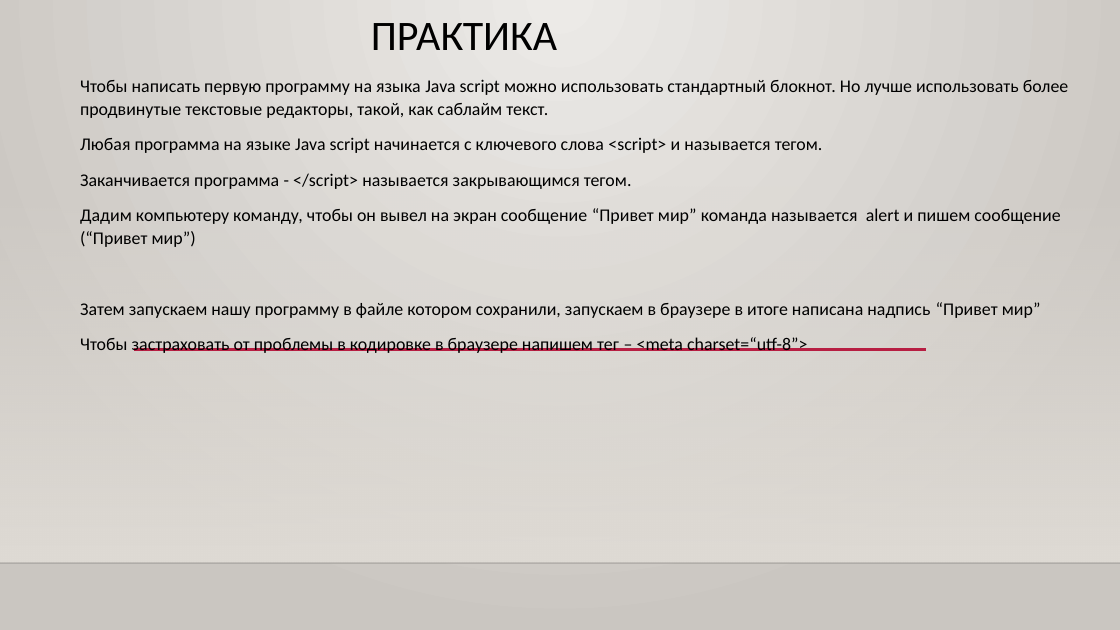
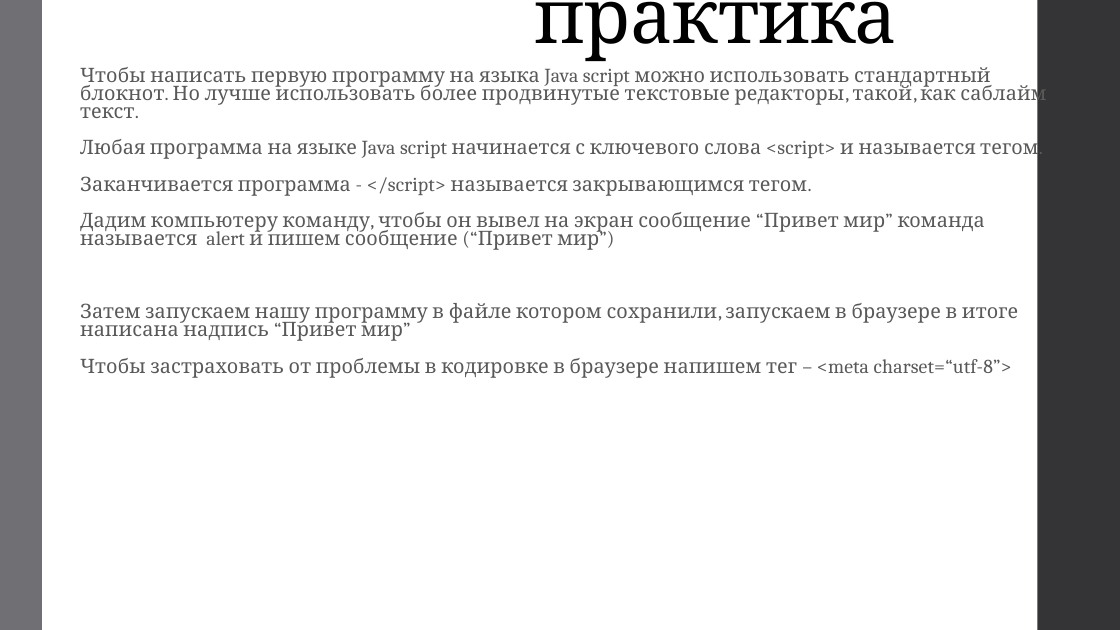
Before and after one commit to VadimDema/c-, a slide deck: slide 8 of Вадим презентация.pptx. Drawn at 1120x630 pixels with LibreOffice and Linux fonts; fonts in the diff are those of the drawing; background and template pictures are left out. Boxes give left, top, right and bottom in pixels: in the first picture for what was removed or moved away, otherwise in the second. Text is boxed around its words. In the diff, an @@ line names an element or a change of style, - is before the commit and + after.

```diff
--- a/Вадим презентация.pptx
+++ b/Вадим презентация.pptx
@@ background gradient #ECEAE7 to #CAC7C1 to #FFFFFF @@
@@ rectangle added at [0, 0, 42, 630], fill #6F6F74 @@
@@ title at [534, 1, 897, 61]: text changed; size 36 to 64.8 pt; font Calibri to Cambria @@
-ПРАКТИКА
+практика
@@ rectangle added at [1038, 0, 1120, 630], fill #353537 @@
@@ text "Чтобы написать первую программу на ..." at [80, 67, 1046, 378]: size 15.3 to 17.1 pt, font Calibri to Cambria, text colour #000000 to #595959, letter spacing 0 to 0.1 pt; line spacing 1.1 to 0.75; more space between paragraphs @@
@@ rectangle removed at [0, 186, 1120, 563] @@
@@ line removed from (134, 350) to (927, 350) @@
@@ line removed from (0, 563) to (1120, 563) @@
```
Also in this commit, not shown: 8 other slides changed, 2 slides added.
